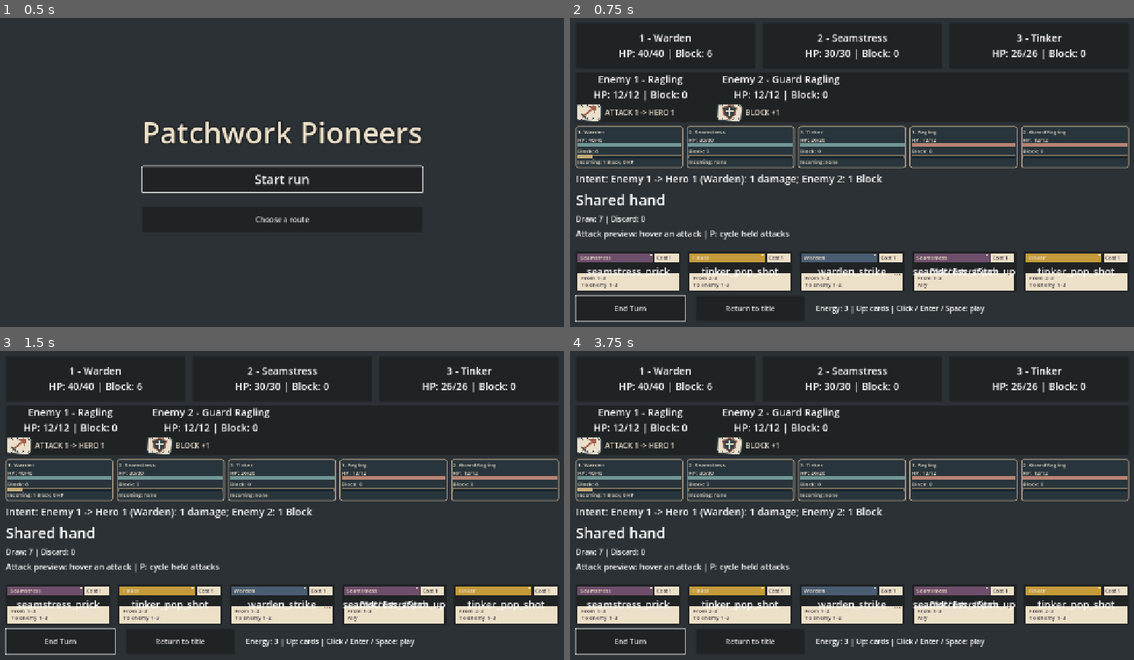
Above: before the commit, frames 1-4 (two rows, left to right).
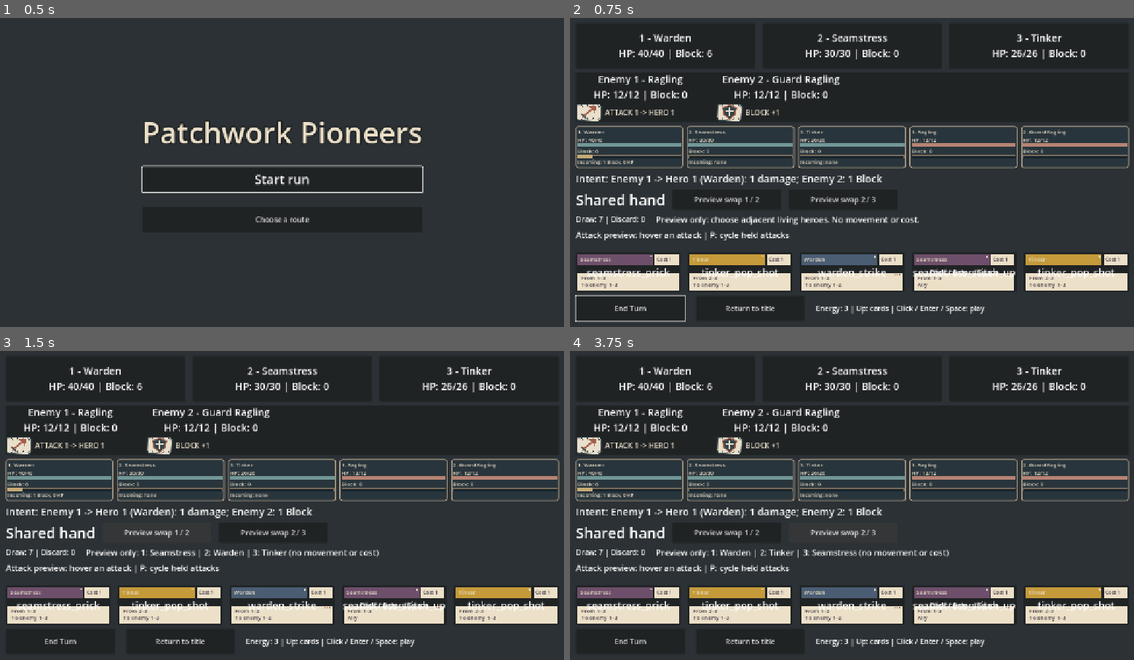
Above: after the commit, the same moments.

Repository: jcoev123-jpg/PatchworkPioneers
Game: Godot game, scene res://scenes/app.tscn
Same seed, same stepped clock (60 frames per second), same inputs: the game is played once before the commit and once after it.
Inputs (mouse positions are in pixels of both pictures, inside the frame that each line leads up to):
- Up to frame 1 (0.5 s): no input
- Up to frame 2 (0.75 s): click "Start run" at 0.5 s
- Up to frame 3 (1.5 s): click (157, 533) at 1.25 s, where only the run after the commit has a clickable "Preview swap 1 / 2"
- Up to frame 4 (3.75 s): click "Return to title" at 2 s; click "Start run" at 2.75 s; click (840, 533) at 3.5 s, where only the run after the commit has a clickable "Preview swap 2 / 3"

Frame 1 is identical in both runs. In frame 2, 3.5% of the frame differs, in the area x 0-99%, y 57-85%; in frame 3, 3.8%, in the area x 0-99%, y 57-99%; in frame 4, 3.8%.

Commit message:
Patchwork Pioneers cycle 032: Wire adjacent hero-swap previews into the live battle
Accepted by relay v2 (Claude final review, tests green).

Diff:
--- a/scripts/app.gd
+++ b/scripts/app.gd
@@ -43,6 +43,9 @@
 var session_gold := 0
 var result_label: Label
 var _battle_closed := false
+var swap_preview_buttons: Array[Button] = []
+var swap_preview_cue: Label
+var _swap_preview_pair := 0
 
 
 func _ready() -> void:
@@ -58,6 +61,7 @@
 	_observe_battle_result()
 	if is_instance_valid(battle_view) and battle_view.is_visible_in_tree():
 		_refresh_intents()
+		_refresh_swap_preview()
 
 
 ## Single observation boundary for live updates and resolved phases.
@@ -420,12 +424,29 @@
 	result_label.add_theme_font_size_override("font_size", 28)
 	result_label.hide()
 	column.add_child(result_label)
+	var previews := HBoxContainer.new()
+	previews.add_theme_constant_override("separation", 16)
+	column.add_child(previews)
 	var heading := Label.new()
 	heading.text = "Shared hand"
 	heading.add_theme_font_size_override("font_size", 32)
-	column.add_child(heading)
+	previews.add_child(heading)
+	for pair in [1, 2]:
+		var button := Button.new()
+		button.custom_minimum_size = Vector2(240, 40)
+		previews.add_child(button)
+		swap_preview_buttons.append(button)
+		button.pressed.connect(_preview_position_swap.bind(pair, button))
+	var counts_and_preview := HBoxContainer.new()
+	counts_and_preview.add_theme_constant_override("separation", 24)
+	column.add_child(counts_and_preview)
 	pile_label = Label.new()
-	column.add_child(pile_label)
+	counts_and_preview.add_child(pile_label)
+	swap_preview_cue = Label.new()
+	swap_preview_cue.size_flags_horizontal = Control.SIZE_EXPAND_FILL
+	swap_preview_cue.add_theme_font_size_override("font_size", 18)
+	swap_preview_cue.autowrap_mode = TextServer.AUTOWRAP_WORD_SMART
+	counts_and_preview.add_child(swap_preview_cue)
 	hand_view = HBoxContainer.new()
 	hand_view.size_flags_vertical = Control.SIZE_EXPAND_FILL
 	hand_view.add_theme_constant_override("separation", 16)
@@ -443,10 +464,62 @@
 	return_button.custom_minimum_size = Vector2(240, 56)
 	return_button.pressed.connect(_return_to_title)
 	actions.add_child(return_button)
-	end_turn_button.focus_next = end_turn_button.get_path_to(return_button)
-	end_turn_button.focus_previous = end_turn_button.get_path_to(return_button)
-	return_button.focus_next = return_button.get_path_to(end_turn_button)
-	return_button.focus_previous = return_button.get_path_to(end_turn_button)
+	_refresh_swap_preview()
+
+
+## Presentation only: never install the copied proposal into the live party.
+func _swap_preview_active() -> bool:
+	return is_instance_valid(battle_view) and battle_view.is_visible_in_tree() \
+		and not _battle_closed and deck != null and deck.turn_active \
+		and party != null and party.is_valid() and not party.is_defeated() \
+		and enemies != null and enemies.is_valid() and not enemies.is_victorious() \
+		and battle_result != null and battle_result._party == party \
+		and battle_result._enemies == enemies and battle_result.can_continue()
+
+
+func _preview_position_swap(pair: int, button) -> void:
+	if pair not in [1, 2] or not is_instance_valid(button) \
+			or swap_preview_buttons.size() != 2 or button != swap_preview_buttons[pair - 1] \
+			or not button.is_visible_in_tree():
+		return
+	_swap_preview_pair = pair
+	_refresh_swap_preview()
+
+
+func _refresh_swap_preview() -> void:
+	if not is_instance_valid(swap_preview_cue):
+		return
+	var active := _swap_preview_active()
+	var selected := {"ok": false, "heroes": []}
+	var actions: Array[Button] = []
+	if not end_turn_button.disabled:
+		actions.append(end_turn_button)
+	actions.append(return_button)
+	for index in range(swap_preview_buttons.size()):
+		var pair := index + 1
+		var proposal := CombatPositionSwaps.preview_adjacent_swap(party, pair, 1)
+		var button := swap_preview_buttons[index]
+		button.disabled = not active or not proposal.ok
+		button.text = "Preview swap %d / %d%s" % [pair, pair + 1,
+			" (unavailable)" if button.disabled else ""]
+		if not button.disabled:
+			actions.append(button)
+		if pair == _swap_preview_pair and active:
+			selected = proposal
+	for index in range(actions.size()):
+		actions[index].focus_next = actions[index].get_path_to(actions[(index + 1) % actions.size()])
+		actions[index].focus_previous = actions[index].get_path_to(actions[(index - 1 + actions.size()) % actions.size()])
+	if not active:
+		swap_preview_cue.text = "Swap preview unavailable: battle inactive or invalid."
+	elif _swap_preview_pair == 0:
+		swap_preview_cue.text = "Preview only: choose adjacent living heroes. No movement or cost."
+	elif not selected.ok:
+		swap_preview_cue.text = "Swap preview unavailable: both heroes must be living."
+	else:
+		var positions: PackedStringArray = []
+		for hero in selected.heroes:
+			positions.append("%d: %s" % [hero.position, hero.get("name", hero.id)])
+		swap_preview_cue.text = "Preview only: " + " | ".join(positions) + " (no movement or cost)"
 
 
 func _refresh_hand() -> void:
@@ -468,6 +541,7 @@
 
 
 func _refresh_party() -> void:
+	_refresh_swap_preview()
 	for index in range(hero_panels.size()):
 		var hero := party.get_hero(index + 1)
 		var label := hero_panels[index].get_child(0) as Label
@@ -548,6 +622,9 @@
 	pile_label = null
 	end_turn_button = null
 	return_button = null
+	swap_preview_buttons.clear()
+	swap_preview_cue = null
+	_swap_preview_pair = 0
 	hero_view = null
 	hero_panels.clear()
 	intent_label = null
--- a/tests/live_area_attack_action_test.gd
+++ b/tests/live_area_attack_action_test.gd
@@ -142,7 +142,11 @@
 		await _key(KEY_TAB)
 		_check(app.return_button.has_focus(), "End to Return Tab preserved")
 		await _key(KEY_TAB)
-		_check(app.end_turn_button.has_focus(), "Return to End Tab preserved")
+		_check(app.swap_preview_buttons[0].has_focus(), "Return Tab reaches first swap preview")
+		await _key(KEY_TAB)
+		_check(app.swap_preview_buttons[1].has_focus(), "Tab reaches second swap preview")
+		await _key(KEY_TAB)
+		_check(app.end_turn_button.has_focus(), "preview loop returns to End Turn")
 		await _key(KEY_LEFT)
 		_check(presenter.button.has_focus(), "Left reaches mounted action from End Turn")
 		var rng := RandomNumberGenerator.new()
--- a/tests/live_hand_test.gd
+++ b/tests/live_hand_test.gd
@@ -92,8 +92,13 @@
 		_check(app.end_turn_button.has_focus(), "End Turn receives keyboard focus")
 		_check(app.end_turn_button.focus_mode == Control.FOCUS_ALL and
 			app.return_button.focus_mode == Control.FOCUS_ALL, "battle actions support keyboard and mouse")
-		_check(app.end_turn_button.get_node(app.end_turn_button.focus_next) == app.return_button and
-			app.return_button.get_node(app.return_button.focus_next) == app.end_turn_button, "keyboard action cycle")
+		var actions: Array = [app.end_turn_button, app.return_button]
+		actions.append_array(app.swap_preview_buttons)
+		_check(actions.size() == 4, "both preview controls join battle actions")
+		for index in range(actions.size()):
+			_check(actions[index].get_node(actions[index].focus_next) == actions[(index + 1) % actions.size()] and
+				actions[index].get_node(actions[index].focus_previous) == actions[(index - 1 + actions.size()) % actions.size()],
+				"complete forward and reverse keyboard action cycle")
 		var rng := RandomNumberGenerator.new()
 		rng.seed = 42
 		var reference := CombatDeck.new(cards, rng)
--- /dev/null
+++ b/tests/live_position_swap_preview_test.gd
@@ -0,0 +1,207 @@
+extends SceneTree
+
+var failures: Array[String] = []
+var checks := 0
+var app
+
+
+func _initialize() -> void:
+	_run.call_deferred()
+
+
+func _check(condition: bool, message: String) -> void:
+	checks += 1
+	if not condition:
+		failures.append(message)
+
+
+func _frames() -> void:
+	for frame in range(4):
+		await process_frame
+
+
+func _key(code: Key, shift := false) -> void:
+	for pressed in [true, false]:
+		var event := InputEventKey.new()
+		event.keycode = code
+		event.shift_pressed = shift
+		event.pressed = pressed
+		root.push_input(event, true)
+	await _frames()
+
+
+func _click(control: Control) -> void:
+	var rect := control.get_global_rect()
+	_check(root.get_visible_rect().encloses(rect), "whole clickable control inside 1280x720: " + control.name)
+	var motion := InputEventMouseMotion.new()
+	motion.position = rect.get_center()
+	root.push_input(motion, true)
+	for pressed in [true, false]:
+		var event := InputEventMouseButton.new()
+		event.position = rect.get_center()
+		event.button_index = MOUSE_BUTTON_LEFT
+		event.pressed = pressed
+		root.push_input(event, true)
+	await _frames()
+
+
+func _snapshot() -> Array:
+	return [app.deck.hand.duplicate(), app.deck.draw_pile.duplicate(), app.deck.discard_pile.duplicate(),
+		app.deck.energy, app.deck.turn_active, app.party.get_heroes() if app.party != null else null,
+		app.enemies.get_enemies(), app.enemy_attacks.duplicate(true), app.enemy_intents.get_intents(),
+		app.enemy_intents._turn_index, app.run_rng.seed, app.run_rng.state,
+		app.battle_result.get_outcome(), app.session_gold, app._battle_closed]
+
+
+func _expected(pair: int) -> String:
+	var proposal := CombatPositionSwaps.preview_adjacent_swap(app.party, pair, 1)
+	_check(proposal.ok and proposal.heroes.size() == 3, "service returns complete legal proposal")
+	var positions: PackedStringArray = []
+	for hero in proposal.heroes:
+		positions.append("%d: %s" % [hero.position, hero.name])
+	return "Preview only: " + " | ".join(positions) + " (no movement or cost)"
+
+
+func _run() -> void:
+	root.size = Vector2i(1280, 720)
+	var scene: PackedScene = load("res://scenes/app.tscn")
+	_check(scene != null, "real app scene loads")
+	if scene == null:
+		_finish()
+		return
+	app = scene.instantiate()
+	root.add_child(app)
+	await _frames()
+	_check(app.start_button.has_focus() and app.deck == null, "real title is initial entry")
+	var replay: Array = []
+	var stale: Callable
+	# Initial battle plus two same-seed title restarts.
+	for session in range(3):
+		if session == 1:
+			await _key(KEY_ENTER)
+		else:
+			await _click(app.start_button)
+		_check(app.deck != null and app.party != null and app.enemies != null
+			and app.deck.turn_active and app.battle_result.can_continue(), "title creates real active seeded battle")
+		_check(app.swap_preview_buttons.size() == 2 and is_instance_valid(app.swap_preview_cue), "both buttons and cue mounted")
+		if app.deck == null or app.swap_preview_buttons.size() != 2 or not is_instance_valid(app.swap_preview_cue):
+			app.free()
+			_finish()
+			return
+		var before := _snapshot()
+		if stale.is_valid():
+			var untouched: String = app.swap_preview_cue.text
+			stale.call()
+			_check(app.swap_preview_cue.text == untouched and _snapshot() == before, "old button callback rejected after restart")
+		var trace: Array = [before]
+		var actions: Array = [app.end_turn_button, app.return_button]
+		actions.append_array(app.swap_preview_buttons)
+		for control in actions:
+			_check(control.focus_mode == Control.FOCUS_ALL and not control.disabled, "mouse and keyboard action enabled")
+		# Traverse the full loop with real Tab and reverse Tab input.
+		app.end_turn_button.grab_focus()
+		for index in range(1, 5):
+			await _key(KEY_TAB)
+			_check(actions[index % 4].has_focus(), "forward physical Tab loop")
+		for index in range(1, 5):
+			await _key(KEY_TAB, true)
+			_check(actions[(4 - index) % 4].has_focus(), "reverse physical Tab loop")
+		seed(7123)
+		var global_next := randi()
+		seed(7123)
+		for pair in [1, 2]:
+			var button: Button = app.swap_preview_buttons[pair - 1]
+			_check(button.text == "Preview swap %d / %d" % [pair, pair + 1]
+				and button.pressed.get_connections().size() == 1, "labeled button has exactly one handler")
+			var expected := _expected(pair)
+			await _click(button)
+			if "--inject-wrong-preview" in OS.get_cmdline_user_args():
+				app.swap_preview_cue.text = "wrong"
+			_check(app.swap_preview_cue.text == expected, "mouse shows exact ordered service proposal")
+			button.grab_focus()
+			await _key(KEY_ENTER if session != 1 else KEY_SPACE)
+			_check(app.swap_preview_cue.text == expected, "keyboard shows exact ordered service proposal")
+			_check(_snapshot() == before, "preview preserves complete battle snapshot")
+			_check(root.get_visible_rect().encloses(app.swap_preview_cue.get_global_rect())
+				and app.swap_preview_cue.size.y >= app.swap_preview_cue.get_minimum_size().y, "cue readable within viewport")
+			trace.append(app.swap_preview_cue.text)
+		_check(randi() == global_next, "physical previews preserve global RNG stream")
+		if session == 0:
+			replay = trace
+		else:
+			_check(trace == replay, "same-seed restart replays exact state and both proposals")
+		# Real End Turn still works, and previews query advanced authoritative state.
+		await _click(app.end_turn_button)
+		_check(app.enemy_intents._turn_index == 1 and app.deck.turn_active, "physical End Turn preserved")
+		before = _snapshot()
+		await _click(app.swap_preview_buttons[0])
+		_check(app.swap_preview_cue.text == _expected(1) and _snapshot() == before, "advanced-turn preview is read-only")
+		var down_position := 2 if session == 0 else 1 if session == 1 else 3
+		_check(app.party.apply_damage(down_position, 10000) and app.party.is_downed(down_position), "real neighbor/mover downed")
+		await _frames()
+		_check(app.swap_preview_cue.text.contains("unavailable") if down_position in [1, 2]
+			else app.swap_preview_cue.text == _expected(1), "selected cue automatically refreshes after downing")
+		before = _snapshot()
+		seed(8124)
+		global_next = randi()
+		seed(8124)
+		for pair in [1, 2]:
+			var rejected: bool = down_position in [pair, pair + 1]
+			_check(app.swap_preview_buttons[pair - 1].disabled == rejected, "availability follows authoritative downed state")
+			if rejected:
+				await _click(app.swap_preview_buttons[pair - 1])
+				app.swap_preview_buttons[pair - 1].pressed.emit()
+				_check(app.swap_preview_cue.text.contains("unavailable"), "rejected press explains living-hero requirement")
+		_check(_snapshot() == before and app.party.is_downed(down_position), "rejection never spends, moves or revives")
+		_check(randi() == global_next, "downed rejections preserve global RNG")
+		if session == 1:
+			# Replacement with an invalid party must fail closed even before refresh.
+			var original: CombatParty = app.party
+			app.party = CombatParty.new([])
+			before = _snapshot()
+			app.swap_preview_buttons[0].pressed.emit()
+			_check(_snapshot() == before and app.swap_preview_cue.text.contains("unavailable")
+				and app.swap_preview_buttons[0].disabled and app.swap_preview_buttons[1].disabled, "invalid party press is read-only and disables both choices")
+			app.party = null
+			before = _snapshot()
+			app.swap_preview_buttons[1].pressed.emit()
+			_check(_snapshot() == before and app.swap_preview_cue.text.contains("unavailable"), "missing party rejects without changing surviving models")
+			app.party = original
+			await _frames()
+		# Resolve victory/defeat through the existing observation boundary.
+		if session == 2:
+			for position in [1, 2, 3]:
+				if not app.party.is_downed(position):
+					_check(app.party.apply_damage(position, 10000), "complete real defeat")
+		else:
+			for enemy in app.enemies.get_enemies():
+				_check(app.enemies.apply_damage(enemy.position, 10000), "complete real victory")
+		# Press before observation must reject without itself closing/spending the turn.
+		before = _snapshot()
+		app.swap_preview_buttons[0].pressed.emit()
+		_check(_snapshot() == before and app.swap_preview_cue.text.contains("unavailable"), "unobserved terminal roster rejects read-only")
+		await _frames()
+		_check(app._battle_closed and app.battle_result.is_finished() and not app.deck.turn_active
+			and app.return_button.has_focus(), "actual combat closure preserves focused Return")
+		before = _snapshot()
+		for button in app.swap_preview_buttons:
+			_check(button.disabled, "closed preview disabled")
+			button.pressed.emit()
+		_check(_snapshot() == before, "closed actions preserve all models")
+		stale = app.swap_preview_buttons[0].pressed.get_connections()[0].callable
+		var view_id: int = app.battle_view.get_instance_id()
+		await _key(KEY_ENTER)
+		_check(app.deck == null and app.battle_view == null and app.swap_preview_buttons.is_empty()
+			and app.swap_preview_cue == null and not is_instance_id_valid(view_id), "keyboard Return frees view and clears preview references")
+		_check(app.start_button.has_focus() and app.title_view.is_visible_in_tree(), "Return restores title focus")
+		stale.call()
+		_check(app.deck == null and app.swap_preview_cue == null, "closed stale callback inert")
+	app.free()
+	_finish()
+
+
+func _finish() -> void:
+	for failure in failures:
+		printerr(failure)
+	print("live_position_swap_preview_test: ", "PASS" if failures.is_empty() else "FAIL", " (", checks, " checks)")
+	quit(0 if failures.is_empty() else 1)
Not shown, added: tests/live_position_swap_preview_test.gd.uid
